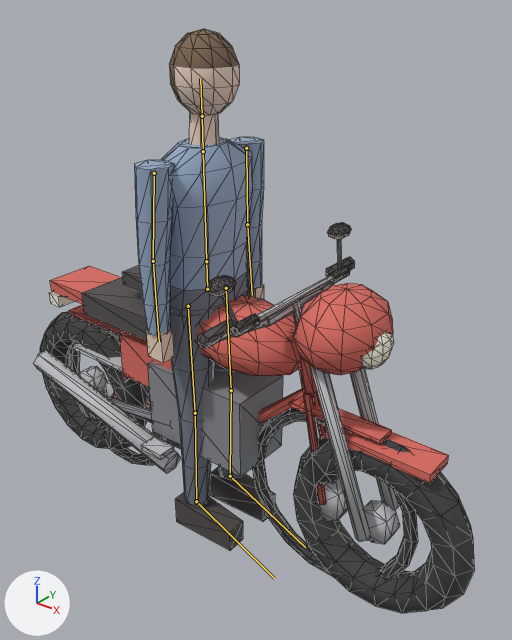
Two versions of the glTF model public/figures.glb, one commit apart.
Both versions are drawn from a 50 mm camera at (1.53, -1.65, 1.93) aimed at (0.14, 0.09, 0.85). The axes (+X, +Y, +Z) are drawn at lower left. The lights are the same throughout. The picture after the commit comes second. The bones that bend it are drawn over the model as lines. Mesh edges are drawn as thin lines.

Objects in the first picture: 'Bike', 'Figure', 'Moto'.
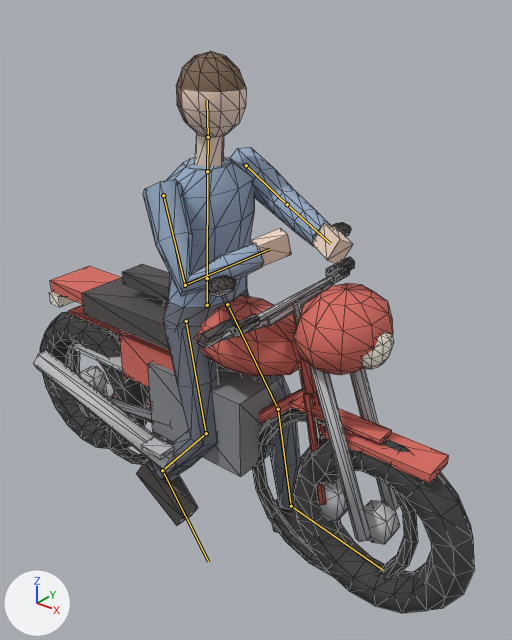
The newer file adds an action. The first version stands in its rest pose; the second is drawn at frame 1 of the action 'hosewalk'.

The change in detail:
Bone 'hips' (bone_hips) moves from (0.0, 0.0, 0.0) to (0.0, -0.059, 0.004).
Bone 'hips' (bone_hips) turns from (0, 0, 0) to (-1, -6, -1) degrees about its own x, y and z.
Bone 'spine' (bone_spine) turns from (0, 0, 0) to (0, 11, -2) degrees about its own x, y and z.
Bone 'head' (bone_head) turns from (0, 0, 0) to (0, -5, 2) degrees about its own x, y and z.
Bone 'upper_arm.L' (bone_upper_arm_l) turns from (0, 0, 0) to (-31, -21, -69) degrees about its own x, y and z.
Bone 'forearm.L' (bone_forearm_l) turns from (0, 0, 0) to (-5, 0, 1) degrees about its own x, y and z.
Bone 'upper_arm.R' (bone_upper_arm_r) turns from (0, 0, 0) to (-16, -5, -33) degrees about its own x, y and z.
Bone 'forearm.R' (bone_forearm_r) turns from (0, 0, 0) to (59, 34, -56) degrees about its own x, y and z.
Bone 'thigh.L' (bone_thigh_l) turns from (0, 0, 0) to (6, 2, -31) degrees about its own x, y and z.
Bone 'shin.L' (bone_shin_l) turns from (0, 0, 0) to (-4, 1, 18) degrees about its own x, y and z.
Bone 'foot.L' (bone_foot_l) turns from (0, 0, 0) to (2, 0, 5) degrees about its own x, y and z.
Bone 'thigh.R' (bone_thigh_r) turns from (0, 0, 0) to (0, 0, -12) degrees about its own x, y and z.
Bone 'shin.R' (bone_shin_r) turns from (0, 0, 0) to (2, -1, 51) degrees about its own x, y and z.
Bone 'foot.R' (bone_foot_r) turns from (0, 0, 0) to (8, 0, 1) degrees about its own x, y and z.

Where the change shows, as pixel boxes (x1, y1, x2, y2) in the pictures (512 x 640 px):
'Figure', posed (54% wider)
    before: (134, 29, 275, 550)
    after: (136, 51, 353, 541)
bone 'hips', root to tip
    before: (207, 289) to (206, 261)
    after: (207, 305) to (207, 278)
bone 'spine', root to tip
    before: (206, 261) to (203, 151)
    after: (207, 278) to (207, 171)
bone 'head', root to tip
    before: (202, 116) to (200, 78)
    after: (208, 137) to (207, 100)
bone 'upper_arm.L', root to tip
    before: (246, 148) to (247, 224)
    after: (246, 165) to (287, 204)
bone 'forearm.L', root to tip
    before: (247, 224) to (252, 295)
    after: (287, 204) to (330, 243)
bone 'upper_arm.R', root to tip
    before: (154, 173) to (153, 261)
    after: (163, 195) to (185, 285)
bone 'forearm.R', root to tip
    before: (153, 261) to (159, 341)
    after: (185, 285) to (270, 249)
bone 'thigh.L', root to tip
    before: (226, 288) to (231, 390)
    after: (227, 304) to (278, 409)
bone 'shin.L', root to tip
    before: (231, 390) to (230, 476)
    after: (278, 409) to (291, 506)
bone 'foot.L', root to tip
    before: (230, 476) to (305, 547)
    after: (291, 506) to (383, 570)
bone 'thigh.R', root to tip
    before: (188, 306) to (195, 413)
    after: (186, 321) to (206, 433)
bone 'shin.R', root to tip
    before: (195, 413) to (196, 501)
    after: (206, 433) to (162, 470)
bone 'foot.R', root to tip
    before: (196, 501) to (274, 578)
    after: (162, 470) to (208, 561)
